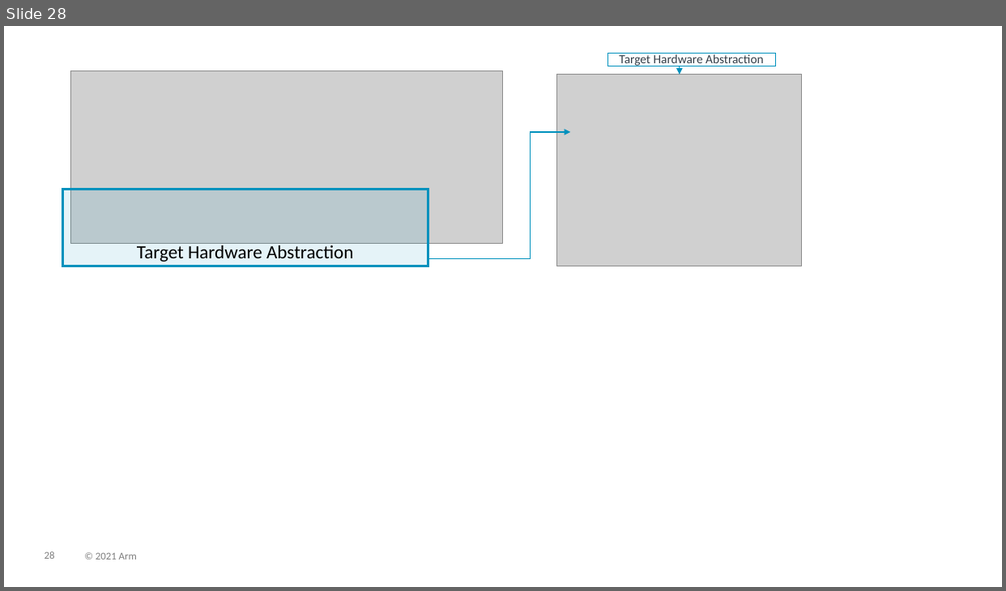
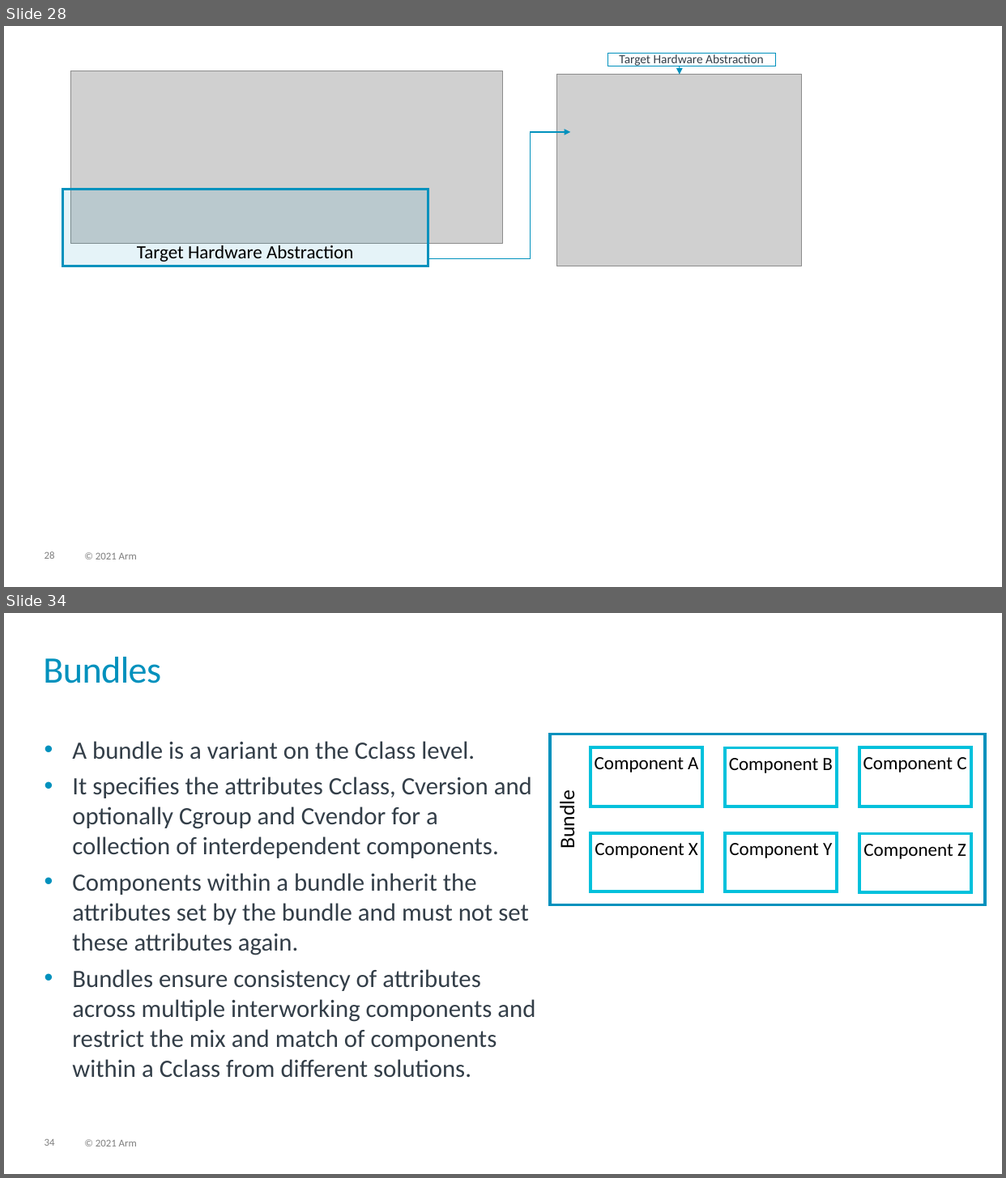
Before and after one commit to Open-CMSIS-Pack/cmsis-toolbox, a slide deck: docs/images/overview.pptx. Shown one above the other, each under a label of ours: slide 28 before the commit, slides 28 and 34 after it; the slides between them are not shown. The pictures are 1006x591 and 1006x1178 pixels, drawn with LibreOffice and Linux fonts; fonts in the diff are those of the drawing; grey boxes stand for pictures. Boxes give left, top, right and bottom in pixels: in the first picture for what was removed or moved away, otherwise in the second. Text is boxed around its words. In the diff, an @@ line names an element or a change of style, - is before the commit and + after.

```diff
--- a/docs/images/overview.pptx
+++ b/docs/images/overview.pptx
@@ slide 34 added at (4,613,1002,1174), background #FFFFFF; not listed: 2 template elements that a slide beside it also shows @@
@@ title added at (43,657,161,683), 36 pt, text #0091BD @@
+Bundles
@@ text added at (72,741,535,1078), 24 pt, text #333E48 @@
+• A bundle is a variant on the Cclass level.
+• It specifies the attributes Cclass, Cversion and optionally Cgroup and Cvendor for a collection of interdependent components.
+• Components within a bundle inherit the attributes set by the bundle and must not set these attributes again.
+• Bundles ensure consistency of attributes across multiple interworking components and restrict the mix and match of components within a Cclass from different solutions.
@@ rectangle added at (550,735,985,905), outline #0091BD 3 pt, 20 pt, text #000000 @@
+Bundle
@@ rectangle added at (591,747,703,807), outline #00C1DC 3 pt, 18 pt, text #000000 @@
+Component A
@@ rectangle added at (725,747,837,807), outline #00C1DC 3 pt, 18 pt, text #000000 @@
+Component B
@@ rectangle added at (859,747,971,807), outline #00C1DC 3 pt, 18 pt, text #000000 @@
+Component C
@@ rectangle added at (591,833,703,892), outline #00C1DC 3 pt, 18 pt, text #000000 @@
+Component X
@@ rectangle added at (725,833,837,892), outline #00C1DC 3 pt, 18 pt, text #000000 @@
+Component Y
@@ rectangle added at (859,834,971,893), outline #00C1DC 3 pt, 18 pt, text #000000 @@
+Component Z
```
Also in this commit, not shown: 2 slides changed, 12 other slides added, 10 other files.
